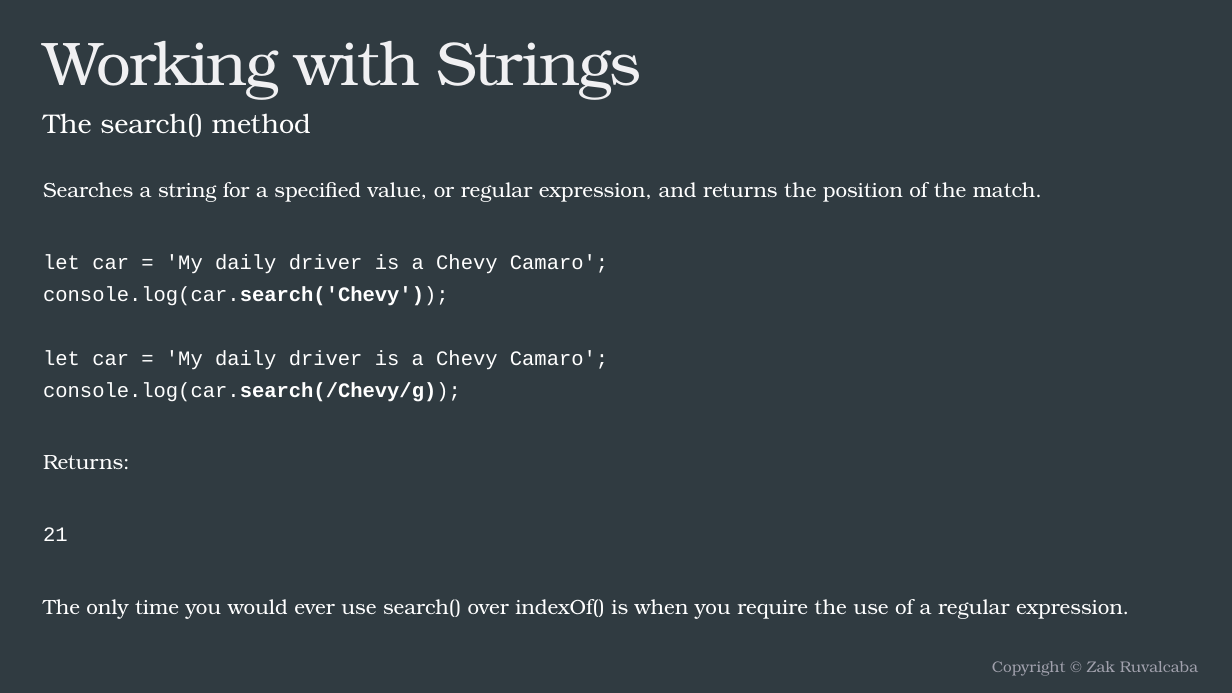
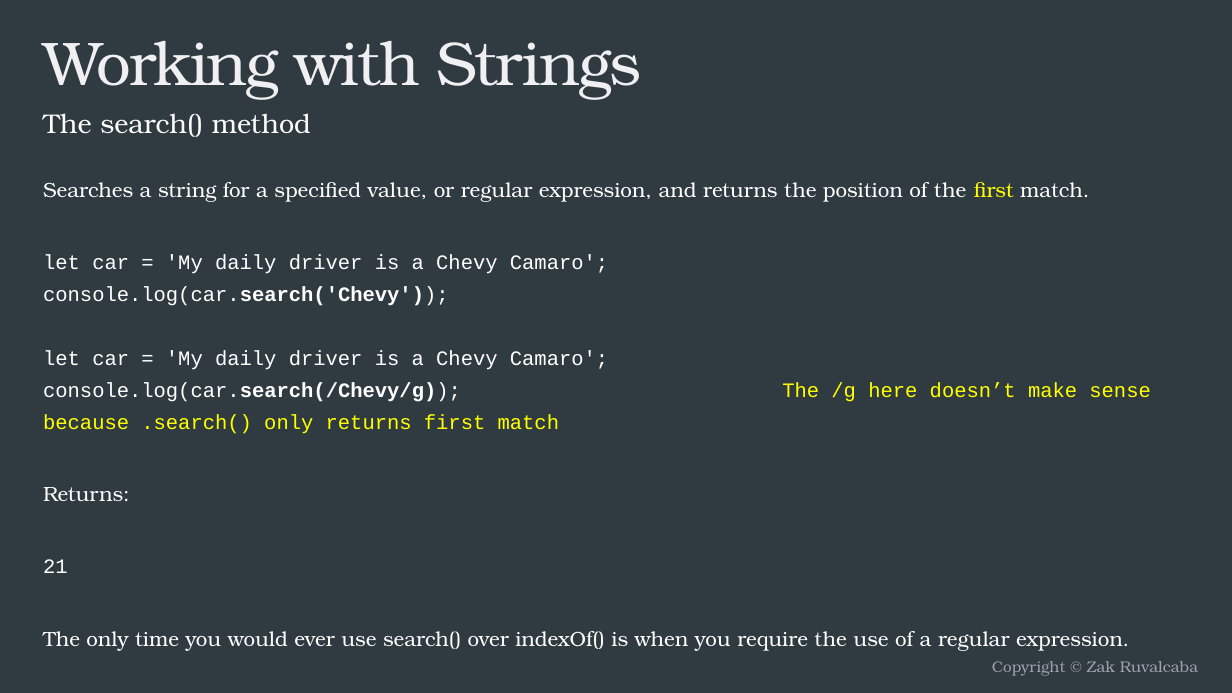
Before and after one commit to bcltester/FEWD, a slide deck: slide 18 of Lecture 10/lecture10.pptx. Drawn at 1232x693 pixels with LibreOffice and Linux fonts; fonts in the diff are those of the drawing. Boxes give left, top, right and bottom in pixels: in the first picture for what was removed or moved away, otherwise in the second. Text is boxed around its words. In the diff, an @@ line names an element or a change of style, - is before the commit and + after.

```diff
--- a/Lecture 10/lecture10.pptx
+++ b/Lecture 10/lecture10.pptx
@@ text at (43, 182, 1150, 434): text changed @@
-Searches a string for a specified value, or regular expression, and returns the position of the match.
-let car = 'My daily driver is a Chevy Camaro';
-console.log(car.search('Chevy'));
-let car = 'My daily driver is a Chevy Camaro';
-console.log(car.search(/Chevy/g));
+Searches a string for a specified value, or regular expression, and returns the position of the first match.
+let car = 'My daily driver is a Chevy Camaro';
+console.log(car.search('Chevy'));
+let car = 'My daily driver is a Chevy Camaro';
+console.log(car.search(/Chevy/g)); The /g here doesn’t make sense because .search() only returns first match
```
Also in this commit, not shown: 2 other slides changed, 27 other files.
